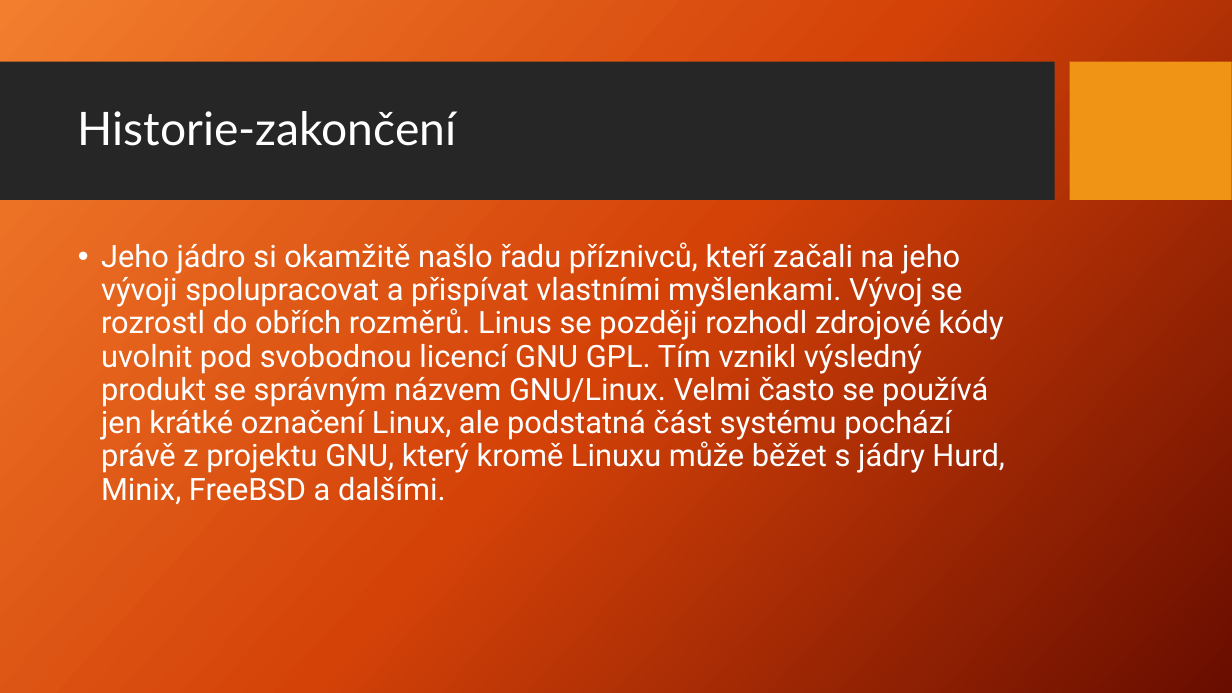
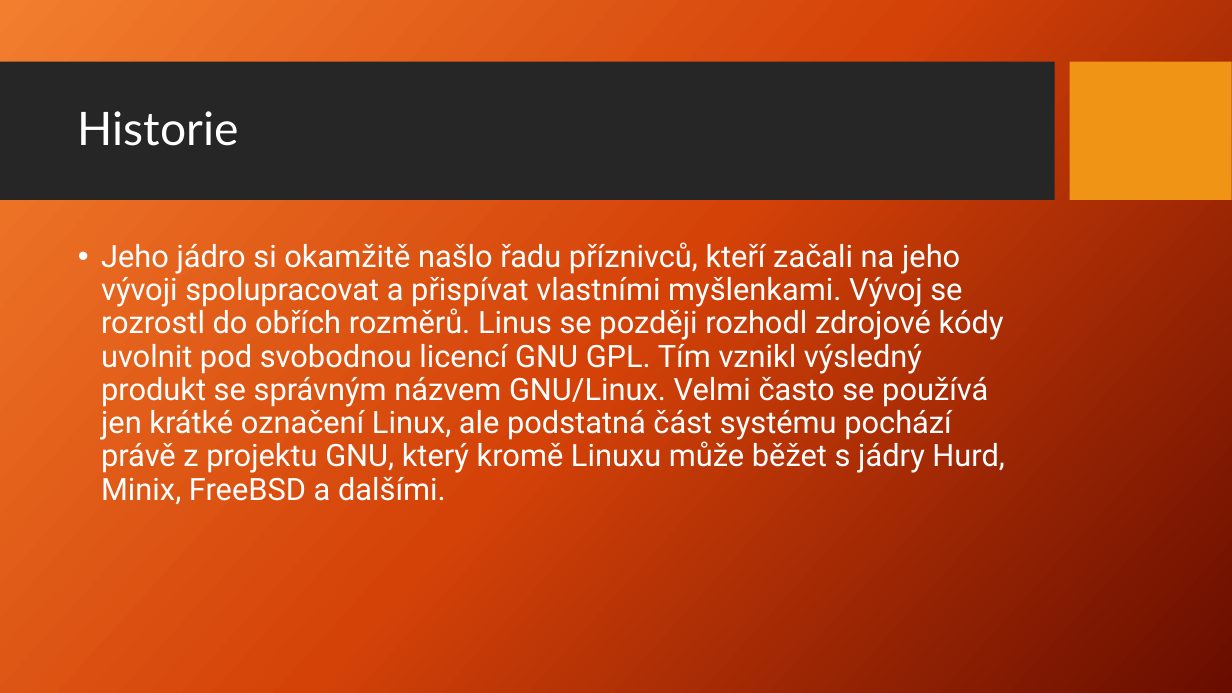
Before and after one commit to Jakub-Benes/Prezentace, a slide deck: slide 5 of Linux.pptx (slide 6 before the commit). Drawn at 1232x693 pixels with LibreOffice and Linux fonts; fonts in the diff are those of the drawing; background and template pictures are left out. Boxes give left, top, right and bottom in pixels: in the first picture for what was removed or moved away, otherwise in the second. Text is boxed around its words. In the diff, an @@ line names an element or a change of style, - is before the commit and + after.

```diff
--- a/Linux.pptx
+++ b/Linux.pptx
@@ title at (x1=78, y1=111, x2=239, y2=146): text changed @@
-Historie-zakončení
+Historie
```
Also in this commit, not shown: 4 other slides changed, 2 slides added, 1 slide removed.
